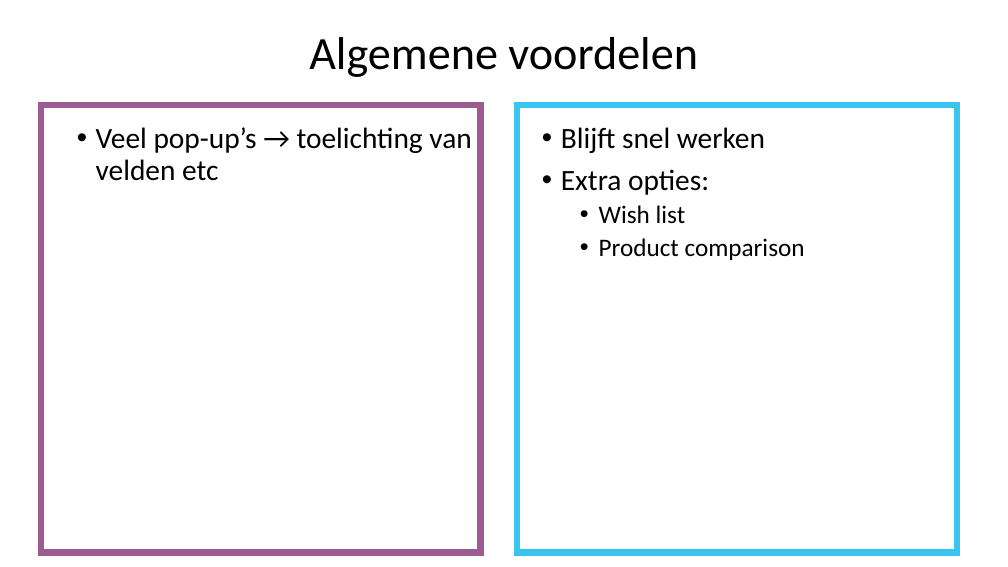
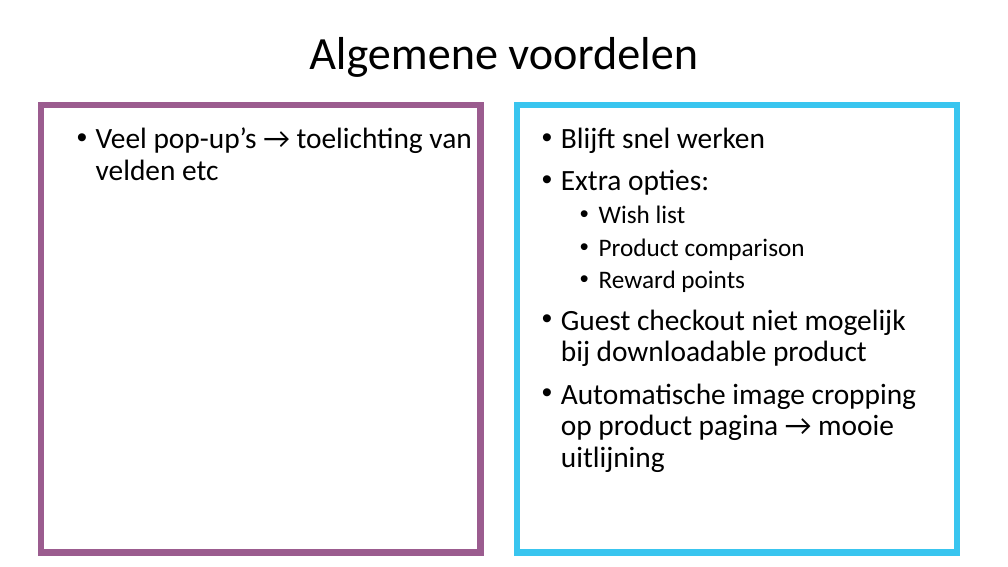
Before and after one commit to SarahJehin/WebResearch, a slide deck: slide 20 of vergelijkende_studie/Vergelijkende studie.pptx (slide 27 before the commit). Drawn at 1008x567 pixels with LibreOffice and Linux fonts; fonts in the diff are those of the drawing. Boxes give left, top, right and bottom in pixels: in the first picture for what was removed or moved away, otherwise in the second. Text is boxed around its words. In the diff, an @@ line names an element or a change of style, - is before the commit and + after.

Commit message:
opencart returns, downloadable product, presentation

```diff
--- a/vergelijkende_studie/Vergelijkende studie.pptx
+++ b/vergelijkende_studie/Vergelijkende studie.pptx
@@ text at [561,270,916,472]: paragraphs added @@
+  • Reward points
+• Guest checkout niet mogelijk bij downloadable product
+• Automatische image cropping op product pagina → mooie uitlijning
```
Also in this commit, not shown: 6 other slides changed, 8 slides added, 3 slides removed, 2 other files.
